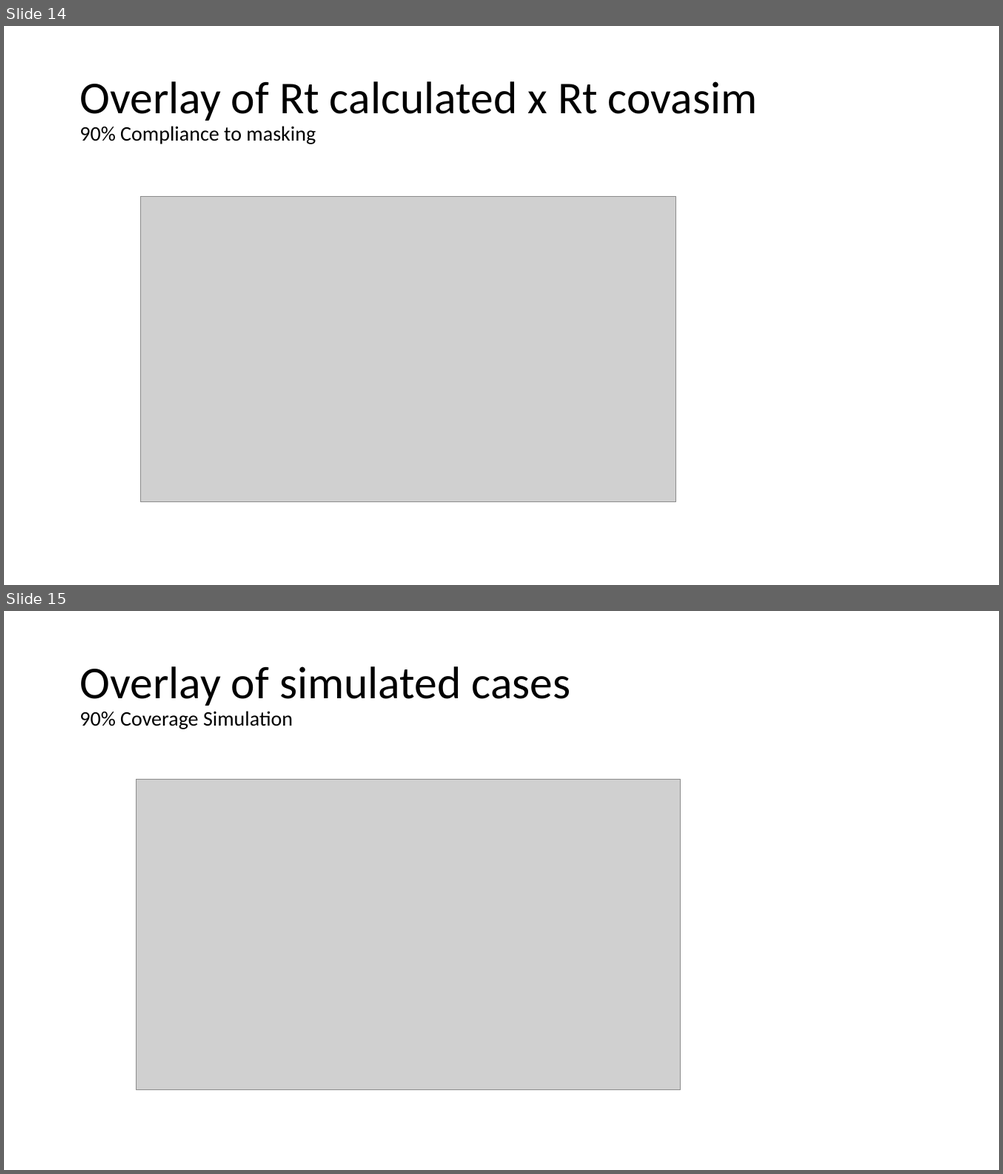
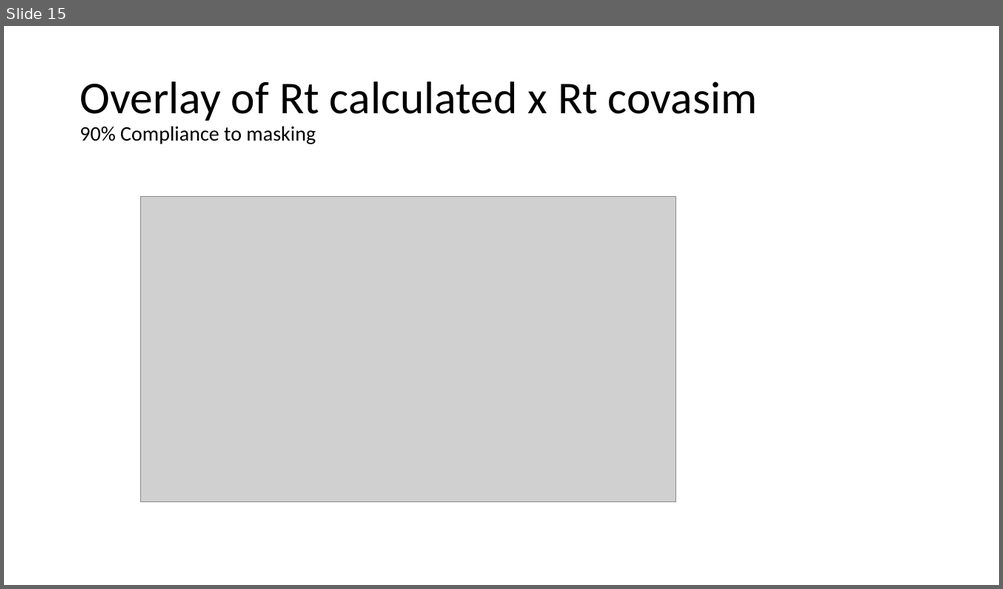
Before and after one commit to ImranJuma/covasim_modeling, a slide deck: Results/Covasim_Analysis_P3.pptx. Shown one above the other, each under a label of ours: slides 14 and 15 before the commit, slide 15 after it. The pictures are 1003x1174 and 1003x589 pixels, drawn with LibreOffice and Linux fonts; fonts in the diff are those of the drawing; grey boxes stand for pictures. Boxes give left, top, right and bottom in pixels: in the first picture for what was removed or moved away, otherwise in the second. Text is boxed around its words. In the diff, an @@ line names an element or a change of style, - is before the commit and + after.

```diff
--- a/Results/Covasim_Analysis_P3.pptx
+++ b/Results/Covasim_Analysis_P3.pptx
@@ slide 15 removed at (x1=4, y1=611, x2=999, y2=1170), background #FFFFFF @@
@@ title removed at (x1=79, y1=667, x2=571, y2=729) @@
-Overlay of simulated cases
-90% Coverage Simulation
@@ picture removed at (x1=136, y1=780, x2=680, y2=1090) @@
@@ what was slide 14 is now slide 15 @@
```
Also in this commit, not shown: 7 slides changed, 11 other files.
